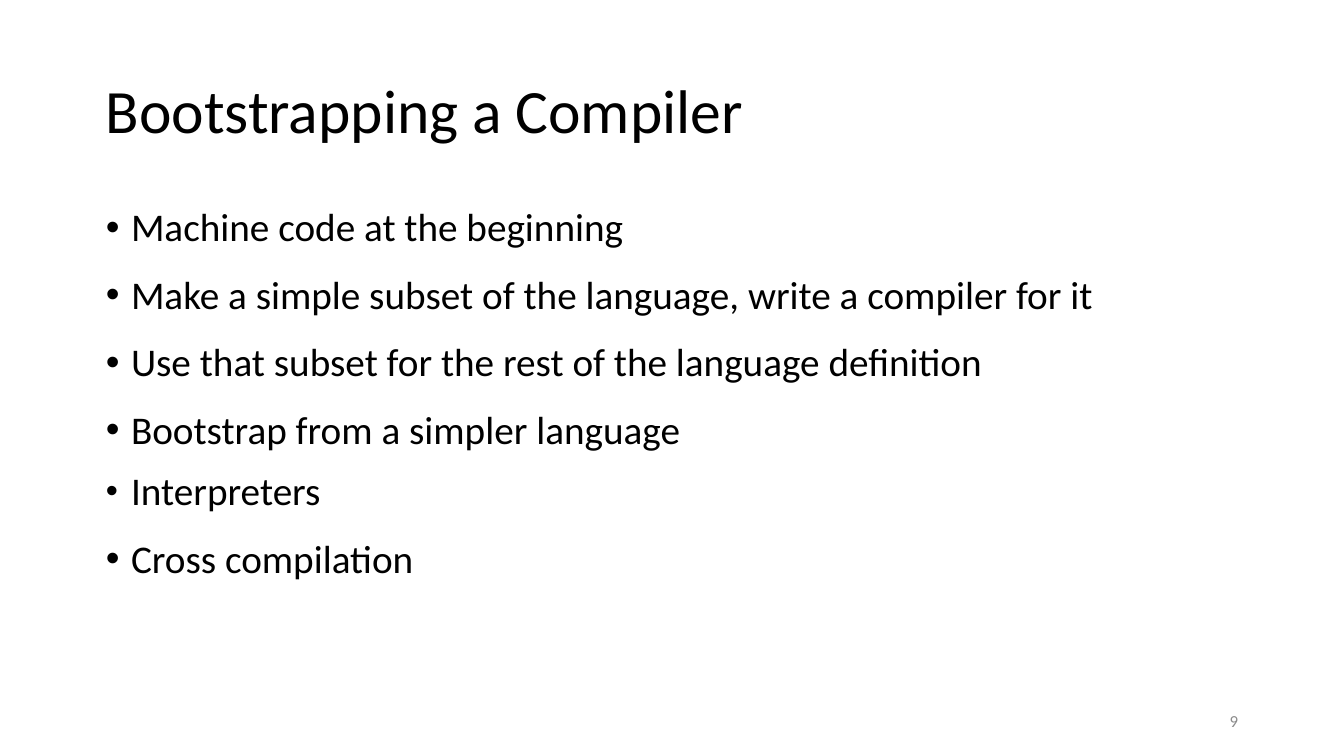
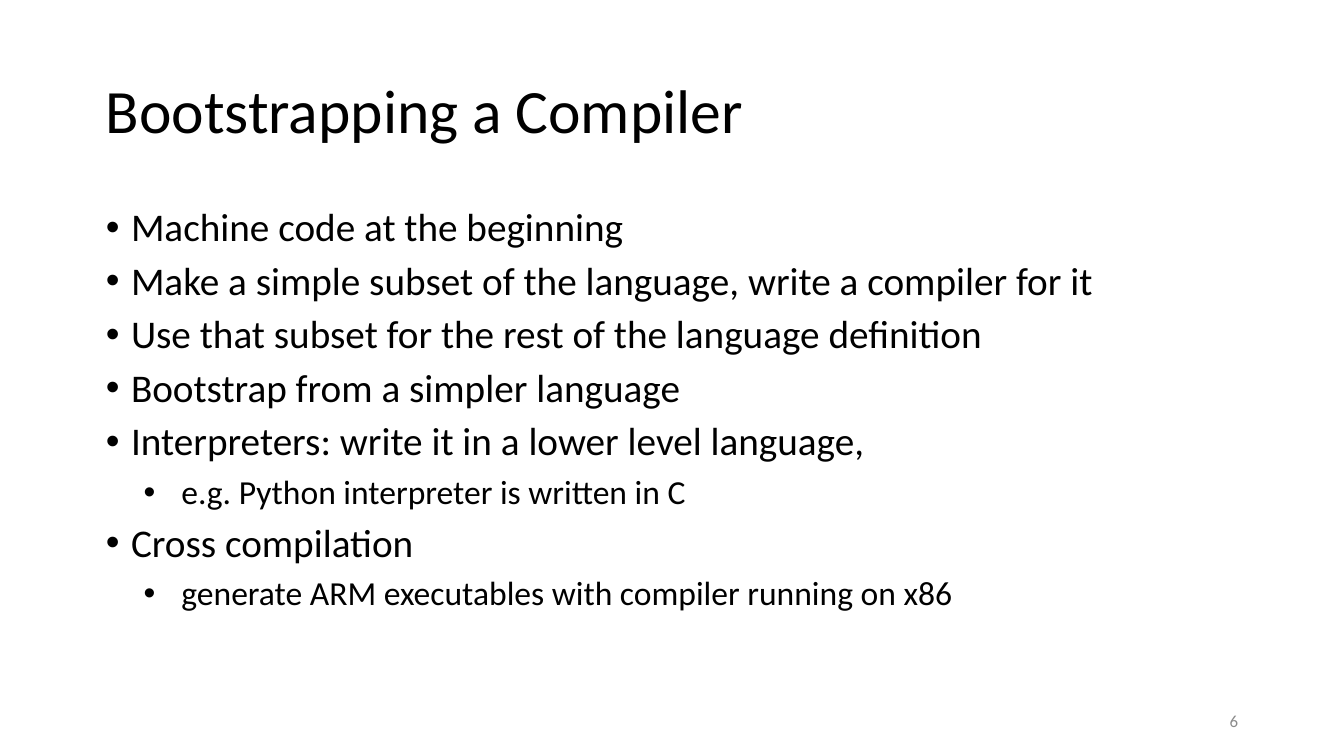
Before and after one commit to anoopsarkar/compilers-class, a slide deck: slide 6 of assets/ppt/intro/in3-what-is-a-compiler.pptx (slide 9 before the commit). Drawn at 1344x756 pixels with LibreOffice and Linux fonts; fonts in the diff are those of the drawing. Boxes give left, top, right and bottom in pixels: in the first picture for what was removed or moved away, otherwise in the second. Text is boxed around its words. In the diff, an @@ line names an element or a change of style, - is before the commit and + after.

```diff
--- a/assets/ppt/intro/in3-what-is-a-compiler.pptx
+++ b/assets/ppt/intro/in3-what-is-a-compiler.pptx
@@ text at (x1=131, y1=267, x2=1092, y2=564): less space between paragraphs @@
@@ text at (x1=131, y1=427, x2=865, y2=510): text changed @@
-• Interpreters
+• Interpreters: write it in a lower level language,
+  • e.g. Python interpreter is written in C
@@ text at (x1=181, y1=581, x2=953, y2=611): paragraph added @@
+  • generate ARM executables with compiler running on x86
@@ page number at (x1=1230, y1=715, x2=1239, y2=727): text changed @@
-9
+6
```
Also in this commit, not shown: 5 other slides changed, 3 slides removed, 3 other files.
